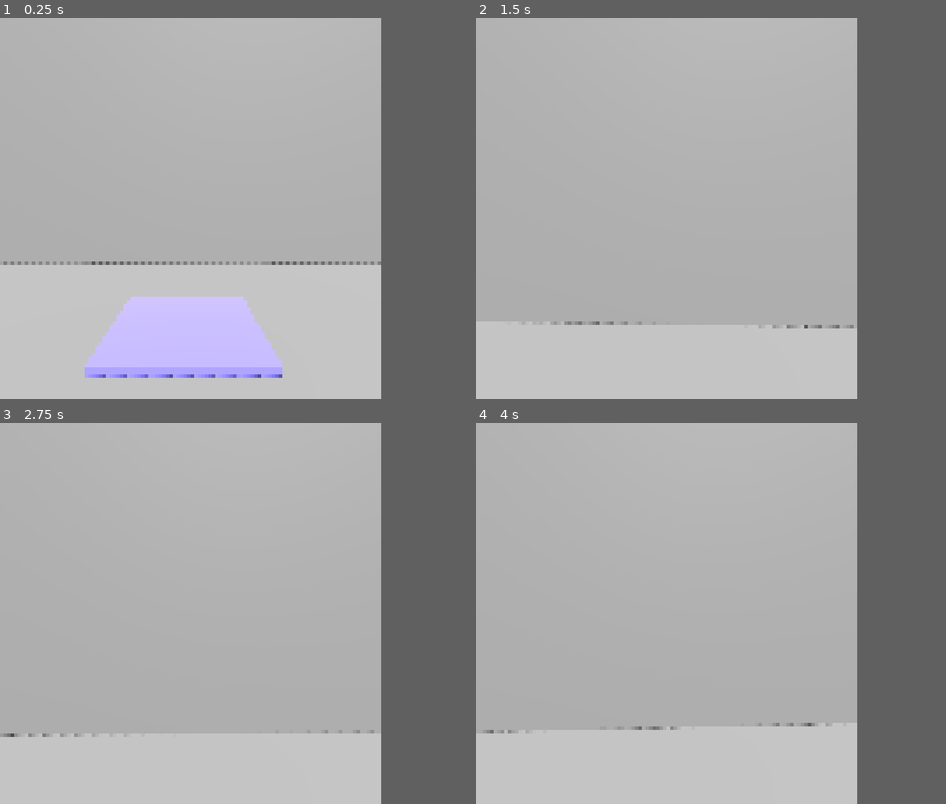
Above: before the commit, frames 1-4 (two rows, left to right).
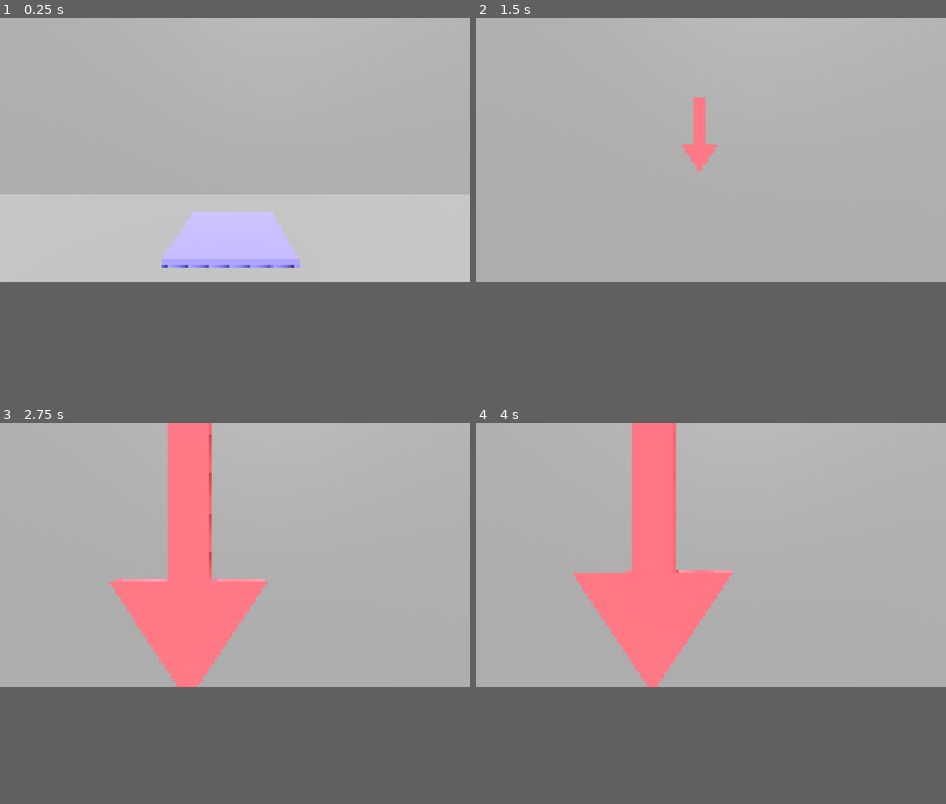
Above: after the commit, the same moments.

Repository: JustKesha/godot-puzzle-game
Game: Godot game, scene res://demo.tscn
Two runs of this game, one before a commit and one after it. Both use one fixed random seed, a clock stepped at 60 frames per second and the inputs below.
Inputs (mouse positions are in pixels of both pictures, inside the frame that each line leads up to):
- Up to frame 1 (0.25 s): no input
- Up to frame 2 (1.5 s): tap Enter at 0.5 s; move the mouse to (687, 208) at 0.52 s; press the mouse at (687, 208) at 0.53 s; hold Up (go_forward) from 0.53 s (still down); tap E (collect, bound only after the commit) at 0.8, 1.35 s; move the mouse to (645, 208) at 1.27 s; release the mouse at (645, 208) at 1.28 s
- Up to frame 3 (2.75 s): keep holding Up (go_forward); click (169, 613) at 1.55 s; move the mouse to (202, 605) at 2.02 s; press the mouse at (202, 605) at 2.03 s; tap E (collect, bound only after the commit) at 2.3 s
- Up to frame 4 (4 s): keep holding Up (go_forward); move the mouse to (664, 621) at 2.77 s; release the mouse at (664, 621) at 2.78 s; tap E (collect, bound only after the commit) at 2.85, 3.8 s; click (664, 621) at 3.05 s; move the mouse to (696, 617) at 3.52 s; press the mouse at (696, 617) at 3.53 s
In our replay, the window is 648x648 before the commit and 799x449 after it. These sizes can differ from the game's own. Grey fills any space a smaller window leaves; there, only what the larger window draws over its background counts as a difference.

The runs differ from the first frame. In frame 1, 11% of the frame differs, in the area x 0-82%, y 50-95%; in frame 2, 0.9%; in frame 3, 9.5%; in frame 4, 9.5%.

Commit message:
Inventory
Added a simple inventory system
Added an animated 3D arrow pointing at the aimed object
Minor changes and bug fixes

Diff:
--- a/demo.tscn
+++ b/demo.tscn
@@ -30,10 +30,9 @@
 environment = SubResource("Environment_0a3y8")
 
 [node name="Wall" type="StaticBody3D" parent="."]
-transform = Transform3D(1, 0, 0, 0, 1, 0, 0, 0, 1, 0, 0.627192, -1.1522)
+transform = Transform3D(1, 0, 0, 0, 1, 0, 0, 0, 1, 0, 0.627192, -3.09764)
 
 [node name="Mesh" type="MeshInstance3D" parent="Wall"]
-transform = Transform3D(1, 0, 0, 0, 1, 0, 0, 0, 1, 0, 0, -2.97839)
 mesh = SubResource("QuadMesh_ujp32")
 skeleton = NodePath("../..")
 
@@ -55,11 +54,11 @@
 
 [node name="Tile" parent="." instance=ExtResource("3_y1srp")]
 
-[node name="Item" parent="." instance=ExtResource("1_fewlv")]
-transform = Transform3D(0.931081, 0, 0.364812, 0, 1, 0, -0.364812, 0, 0.931081, -6.24594, 0.65, 5.51115)
+[node name="Item1" parent="." instance=ExtResource("1_fewlv")]
+transform = Transform3D(0.931081, 0, 0.364812, 0, 1, 0, -0.364812, 0, 0.931081, -6.24586, 0.655925, 5.51172)
 
 [node name="Item2" parent="." instance=ExtResource("1_fewlv")]
-transform = Transform3D(0.931081, 0, 0.364812, 0, 1, 0, -0.364812, 0, 0.931081, -5.68017, 0.65, 4.56656)
+transform = Transform3D(0.931081, 0, 0.364812, -0.0037884, 0.999946, 0.00966883, -0.364792, -0.0103845, 0.931031, -5.68017, 0.65, 4.56656)
 
 [node name="Item3" parent="." instance=ExtResource("1_fewlv")]
 transform = Transform3D(0.931081, 0, 0.364812, 0, 1, 0, -0.364812, 0, 0.931081, -4.99081, 0.408291, 6.50179)
--- a/item.gd
+++ b/item.gd
@@ -1,7 +1,7 @@
 class_name Item extends RigidBody3D
 
 # Item
-@onready var hide_when_picked = [ $Hitbox, ]
+@onready var disable_when_picked = [ $Hitbox, ]
 @onready var death_timer = $Death
 @onready var death_particles = [ ]
 @onready var remove_on_death = [ ]
@@ -38,28 +38,35 @@
 	'delete': 'RESET',
 }
 
+# Physics
+@onready var neighborhood_area = $Neighborhood
+
 # Item
 
-func set_picked_up(value:bool):
+# BUG Not disabling hitbox on pickup (to be able to hit pickup raycast from inventory) can cause problems (like tile tile activation by picked up items)
+# TODO Think of a better aproach instead of disable_children arg
+func set_picked_up(value:bool, disable_children:bool = value):
 	if is_dead: return
 	if is_picked_up == value: return
 
 	is_picked_up = value
 
+	for shy_child in disable_when_picked:
+		shy_child.disabled = disable_children
+
 	if is_picked_up:
+		freeze = true
+		wake_up_neighbors()
 		set_aimed_scale(PICKED_UP_SCALE)
 		set_rotation_speed(PICKED_UP_ROTATION_SPEED)
 		linear_velocity = Vector3.ZERO
 		animation_player.play(animations.picked)
-		for shy_child in hide_when_picked:
-			shy_child.disabled = true
 	else:
+		freeze = false
 		linear_velocity = Vector3.ZERO
 		set_aimed_scale(DEFAULT_SCALE)
 		set_rotation_speed(DEFAULT_ROTATION_SPEED)
 		animation_player.play(animations.default)
-		for shy_child in hide_when_picked:
-			shy_child.disabled = false
 
 	print('Picked up ' if is_picked_up else 'Dropped ', name)
 
@@ -92,7 +99,7 @@
 	death_timer.wait_time = death_time
 	death_timer.start(0)
 	animation_player.play(animations.death)
-	freeze = true # NOTE can be removed if you want it bouncy when it hits the lava or somthn
+	freeze = true # NOTE Can be removed if you want it bouncy when it hits the lava or somthn
 	for child in remove_on_death:
 		child.queue_free()
 	for particles in death_particles:
@@ -102,7 +109,7 @@
 
 func set_aimed_scale(value:float):
 	if is_dead: return
-	if value == current_scale: return
+	if aimed_scale == value: return
 
 	aimed_scale = value
 	is_aimed_scale_reached = false
@@ -137,6 +144,16 @@
 func apply_rotation():
 	model.rotate_y(rotation_speed)
 
+# Physics
+
+func wake_up_neighbors(velocity:Vector3 = Vector3(0, 1, 0)):
+	# Could also just set can_sleep to false in _ready() instead
+	# Docs https://docs.godot.community/classes/class_rigidbody3d.html#class-rigidbody3d-property-can-sleep
+	for neighbor in neighborhood_area.get_overlapping_bodies():
+		if not neighbor is RigidBody3D: continue
+		# Changing sleep state same frame as disabling hitbox doesnt help
+		neighbor.linear_velocity += velocity
+
 # General
 
 func _ready():
--- a/item.tscn
+++ b/item.tscn
@@ -79,10 +79,13 @@
 _data = [Vector2(0, 0), 0.0, 0.0, 0, 0, Vector2(0.160377, 1), 0.0, 0.0, 0, 0, Vector2(1, 0), 0.0, 0.0, 0, 0]
 point_count = 3
 
+[sub_resource type="SphereShape3D" id="SphereShape3D_5mtwp"]
+radius = 1.0
+
 [node name="Item" type="RigidBody3D"]
 transform = Transform3D(1, 0, 0, 0, 1, 0, 0, 0, 1, 0, 0.65, 0)
 collision_layer = 4
-collision_mask = 15
+collision_mask = 7
 axis_lock_angular_x = true
 axis_lock_angular_y = true
 axis_lock_angular_z = true
@@ -129,5 +132,12 @@
 scale_amount_max = 0.5
 scale_amount_curve = SubResource("Curve_4tmie")
 
+[node name="Neighborhood" type="Area3D" parent="."]
+collision_layer = 0
+collision_mask = 4
+
+[node name="Hitbox" type="CollisionShape3D" parent="Neighborhood"]
+shape = SubResource("SphereShape3D_5mtwp")
+
 [connection signal="timeout" from="Death" to="." method="_on_death_timeout"]
 [connection signal="timeout" from="Afterlife" to="." method="_on_afterlife_timeout"]
--- a/pixelate.gdshader
+++ b/pixelate.gdshader
@@ -2,7 +2,7 @@
 render_mode unshaded;
 uniform sampler2D SCREEN_TEXTURE: hint_screen_texture, filter_linear;
 
-const int pixel_size = 6;
+const int pixel_size = 5;
 
 void fragment() {
 	float x = float(int(FRAGCOORD.x) % pixel_size);
--- a/player.gd
+++ b/player.gd
@@ -1,4 +1,6 @@
 class_name Player extends CharacterBody3D
+
+# TODO Add proper functions for HITPOINT, temporary at least
 
 # Movement
 const SPEED = 5.0
@@ -22,8 +24,16 @@
 @onready var pickup_raycast = $Head/Camera/PickupRaycast
 @onready var pickup_lock_object = camera
 var object_aimed:Object
+var item_aimed:Item
 var item_picked:Item
 var item_picked_distance = 0.0
+
+# Inventory
+@onready var inventory_center_mark = $Inventory
+const INVENTORY_RADIUS = 1.0
+const INVENTORY_SPIN_SPEED = .5
+var inventory = []
+var inventory_spin_offset = 0.0
 
 # Movement
 
@@ -69,35 +79,47 @@
 
 # Items
 
+# TODO Rename, technically now updates object_aimed and item_aimed
 func update_object_aimed():
-	if not pickup_raycast.is_colliding():
+	if pickup_raycast.is_colliding():
+		object_aimed = pickup_raycast.get_collider()
+		# WARNING Temporary code
+		$HITPOINT/Animator.play("POINT")
+		$HITPOINT.global_position = object_aimed.global_position + Vector3(0, 1.25, 0)
+	else:
 		object_aimed = null
-		return
-
-	var object_hit = pickup_raycast.get_collider()
-
-	object_aimed = object_hit
+		$HITPOINT.global_position = Vector3(0, -10, 0)
+
+	if item_picked != null:
+		item_aimed = item_picked
+		# WARNING Temporary code
+		$HITPOINT/Animator.play("POINT")
+		$HITPOINT.global_position = item_picked.global_position + Vector3(0, 1.25, 0)
+	elif object_aimed is Item:
+		item_aimed = object_aimed
+	else:
+		item_aimed = null
 
 func get_picked_up_item_lock_position() -> Vector3:
 	var lock_object_position = pickup_lock_object.global_position
 	var forward = -pickup_lock_object.get_global_transform().basis.z
 	return lock_object_position + item_picked_distance * forward
 
-# TODO Smooth out item movement
+# TODO Smooth out item movement, not sure
 func update_item_picked():
 	if item_picked == null: return
+
 	item_picked.position = get_picked_up_item_lock_position() # set_position method is already taken
 
-func pick_up_item(item:Object = object_aimed):
+func pick_up_item(item:Item = item_aimed):
 	if item == null:
-		print('ERROR: Tried to pick up a null object')
-		return
-	if not item is Item:
-		print('ERROR: Tried to pick up a non item object')
+		print('ERROR: Tried to pick up a null item')
 		return
 	if item.is_dead:
 		print('ERROR: Tried to pick up a dead item')
 		return
+	if item in inventory:
+		remove_item(item)
 
 	item_picked = item
 
@@ -105,7 +127,8 @@
 
 	item_picked.set_picked_up(true)
 
-func drop_item():
+# TODO Rename, as it only drops item_picked
+func drop_item_picked():
 	if item_picked == null:
 		print('ERROR: Tried to drop a null object')
 		return
@@ -113,6 +136,64 @@
 	item_picked.set_picked_up(false)
 
 	item_picked = null
+
+# Inventory
+
+# TODO Smooth out item movement, use move(to, speed) instead of set_pos
+func update_inventory_items():
+	if inventory.size() == 0: return
+
+	# TODO Make the inventory center slowly follow the player
+	var center = inventory_center_mark.global_position
+	var radius = INVENTORY_RADIUS
+	var offset = inventory_spin_offset
+	var index  = 0
+
+	for angle in range(0, 360, 360 / inventory.size()):
+		var item = inventory[index]
+		var pos  = Vector3(
+			center.x + radius * cos(deg_to_rad(angle + offset)),
+			center.y,
+			center.z + radius * sin(deg_to_rad(angle + offset))
+		)
+
+		item.position = pos
+
+		index += 1
+
+	inventory_spin_offset += INVENTORY_SPIN_SPEED
+
+	#for item in inventory:
+		#item.position = inventory_center
+
+# TODO Smooth out item movement
+func collect_item(item:Item = item_aimed):
+	if item == null:
+		print('ERROR: Tried to collect a null item')
+		return
+	if item in inventory:
+		print('ERROR: Tried to collect an item already in inventory')
+		return
+	# TODO Dont like console spam with drop pick collect, should be collect / pick collect
+	if item == item_picked:
+		drop_item_picked()
+
+	item.set_picked_up(true, false)
+
+	inventory.append(item)
+
+	print('Collected ', item.name)
+
+# TODO Think of a better name
+func remove_item(item:Item):
+	if not item in inventory:
+		print('ERROR: Tried to remove an item that is not in inventory')
+		return
+
+	item.set_picked_up(false)
+	inventory.erase(item)
+
+	print('Removed ', item.name, ' from inventory')
 
 # General
 
@@ -125,11 +206,14 @@
 	apply_head_bobbing(delta)
 	update_object_aimed()
 	update_item_picked()
+	update_inventory_items()
 
 func _input(event): # not sure _unhandled_input() is needed
 	if event is InputEventMouseMotion:
 		apply_rotation(event)
+	elif event.is_action_released("collect"):
+		collect_item()
 	elif event.is_action_pressed("pick_up"):
 		pick_up_item()
 	elif event.is_action_released("pick_up"):
-		drop_item()
+		drop_item_picked()
--- a/player.tscn
+++ b/player.tscn
@@ -12,6 +12,41 @@
 
 [sub_resource type="QuadMesh" id="QuadMesh_smjwk"]
 material = SubResource("ShaderMaterial_842so")
+
+[sub_resource type="StandardMaterial3D" id="StandardMaterial3D_1tlmv"]
+albedo_color = Color(1, 0.384314, 0.427451, 1)
+
+[sub_resource type="PrismMesh" id="PrismMesh_d774d"]
+material = SubResource("StandardMaterial3D_1tlmv")
+size = Vector3(0.4, 0.3, 0.1)
+
+[sub_resource type="StandardMaterial3D" id="StandardMaterial3D_yka7p"]
+albedo_color = Color(1, 0.384314, 0.427451, 1)
+
+[sub_resource type="BoxMesh" id="BoxMesh_kayg8"]
+material = SubResource("StandardMaterial3D_yka7p")
+size = Vector3(0.1, 0.5, 0.1)
+
+[sub_resource type="Animation" id="Animation_fovwa"]
+resource_name = "POINT"
+length = 0.5
+loop_mode = 1
+tracks/0/type = "position_3d"
+tracks/0/imported = false
+tracks/0/enabled = true
+tracks/0/path = NodePath("..")
+tracks/0/interp = 1
+tracks/0/loop_wrap = true
+tracks/0/keys = PackedFloat32Array(0, 1, 0, 0, 0, 0.25, 1, 0, 0.1, 0, 0.5, 1, 0, 0, 0)
+
+[sub_resource type="Animation" id="Animation_3xbmy"]
+length = 0.001
+
+[sub_resource type="AnimationLibrary" id="AnimationLibrary_vgpmo"]
+_data = {
+"POINT": SubResource("Animation_fovwa"),
+"RESET": SubResource("Animation_3xbmy")
+}
 
 [node name="Player" type="CharacterBody3D"]
 transform = Transform3D(1, 0, 0, 0, 1, 0, 0, 0, 1, 0, 2, 0)
@@ -37,3 +72,26 @@
 transform = Transform3D(1, 0, 0, 0, 1, 0, 0, 0, 1, 0, 0, -0.1)
 mesh = SubResource("QuadMesh_smjwk")
 skeleton = NodePath("../..")
+
+[node name="Inventory" type="Node3D" parent="."]
+transform = Transform3D(1, 0, 0, 0, 1, 0, 0, 0, 1, 0, 1.5, 0)
+
+[node name="HITPOINT" type="Node3D" parent="."]
+transform = Transform3D(1, 0, 0, 0, 1, 0, 0, 0, 1, 0, 0.021807, 0)
+
+[node name="Model" type="Node3D" parent="HITPOINT"]
+
+[node name="ARROW_HEAD" type="MeshInstance3D" parent="HITPOINT/Model"]
+transform = Transform3D(-1, -8.74228e-08, 0, 8.74228e-08, -1, 0, 0, 0, 1, 0, -0.4, 0)
+mesh = SubResource("PrismMesh_d774d")
+skeleton = NodePath("../../..")
+
+[node name="ARROW_SHAFT" type="MeshInstance3D" parent="HITPOINT/Model"]
+mesh = SubResource("BoxMesh_kayg8")
+skeleton = NodePath("../../..")
+
+[node name="Animator" type="AnimationPlayer" parent="HITPOINT"]
+root_node = NodePath("../Model/ARROW_SHAFT")
+libraries = {
+"": SubResource("AnimationLibrary_vgpmo")
+}
--- a/project.godot
+++ b/project.godot
@@ -13,10 +13,6 @@
 config/name="Over the Tile Wall"
 run/main_scene="res://demo.tscn"
 config/features=PackedStringArray("4.3", "Forward Plus")
-
-[display]
-
-window/size/viewport_width=648
 
 [filesystem]
 
@@ -53,6 +49,11 @@
 "events": [Object(InputEventMouseButton,"resource_local_to_scene":false,"resource_name":"","device":-1,"window_id":0,"a …(253 unchanged characters)…
 ]
 }
+collect={
+"deadzone": 0.5,
+"events": [Object(InputEventKey,"resource_local_to_scene":false,"resource_name":"","device":-1,"window_id":0,"alt_pressed":false,"shift_pressed":false,"ctrl_pressed":false,"meta_pressed":false,"pressed":false,"keycode":0,"physical_keycode":69,"key_label":0,"unicode":1091,"location":0,"echo":false,"script":null)
+]
+}
 
 [layer_names]
 
--- a/tile.gd
+++ b/tile.gd
@@ -59,6 +59,7 @@
 	else:
 		animation_player.play(animations.lift)
 
+# TODO Add a string id arg mb
 func hold_pressed(duration:float, force_overwrite:bool = true):
 	if duration < holding_timer.time_left and not force_overwrite: return
 
@@ -66,6 +67,7 @@
 	holding_timer.wait_time = duration
 	holding_timer.start(0)
 
+# TODO Create a var for holdig timer
 func stop_holding():
 	$Holding.stop()
 
--- a/tile.tscn
+++ b/tile.tscn
@@ -15,6 +15,17 @@
 [sub_resource type="BoxShape3D" id="BoxShape3D_34s7w"]
 size = Vector3(2, 0.25, 2)
 
+[sub_resource type="Animation" id="Animation_thii5"]
+resource_name = "DOWN"
+length = 0.25
+tracks/0/type = "position_3d"
+tracks/0/imported = false
+tracks/0/enabled = true
+tracks/0/path = NodePath(".")
+tracks/0/interp = 1
+tracks/0/loop_wrap = true
+tracks/0/keys = PackedFloat32Array(0, 1, 0, 0, 0, 0.25, 1, 0, -0.08, 0)
+
 [sub_resource type="Animation" id="Animation_u36fc"]
 length = 0.001
 loop_mode = 1
@@ -25,17 +36,6 @@
 tracks/0/interp = 1
 tracks/0/loop_wrap = true
 tracks/0/keys = PackedFloat32Array(0, 1, 0, 0, 0)
-
-[sub_resource type="Animation" id="Animation_thii5"]
-resource_name = "DOWN"
-length = 0.25
-tracks/0/type = "position_3d"
-tracks/0/imported = false
-tracks/0/enabled = true
-tracks/0/path = NodePath(".")
-tracks/0/interp = 1
-tracks/0/loop_wrap = true
-tracks/0/keys = PackedFloat32Array(0, 1, 0, 0, 0, 0.25, 1, 0, -0.08, 0)
 
 [sub_resource type="Animation" id="Animation_k3xgi"]
 resource_name = "UP"
Not shown: 1 places in item.tscn that only renumber resources
Not shown: 1 places in player.tscn that only renumber resources
Not shown, changed: .gitignore
Not shown, changed: README.md
